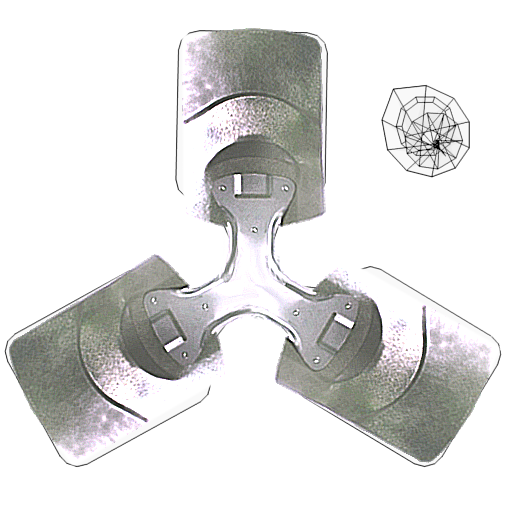
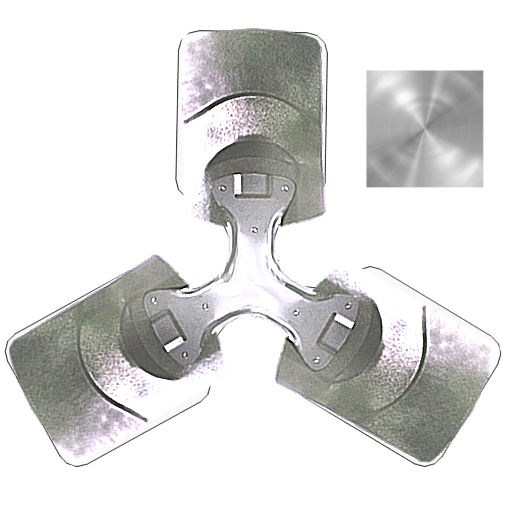
Comparing the layer stacks of the two w=512, h=512 images. Changes:
added layer "Pasted Layer copy" above "briantB225B-heatPumpFanPropeller.png" over bbox(366, 69, 484, 188)
